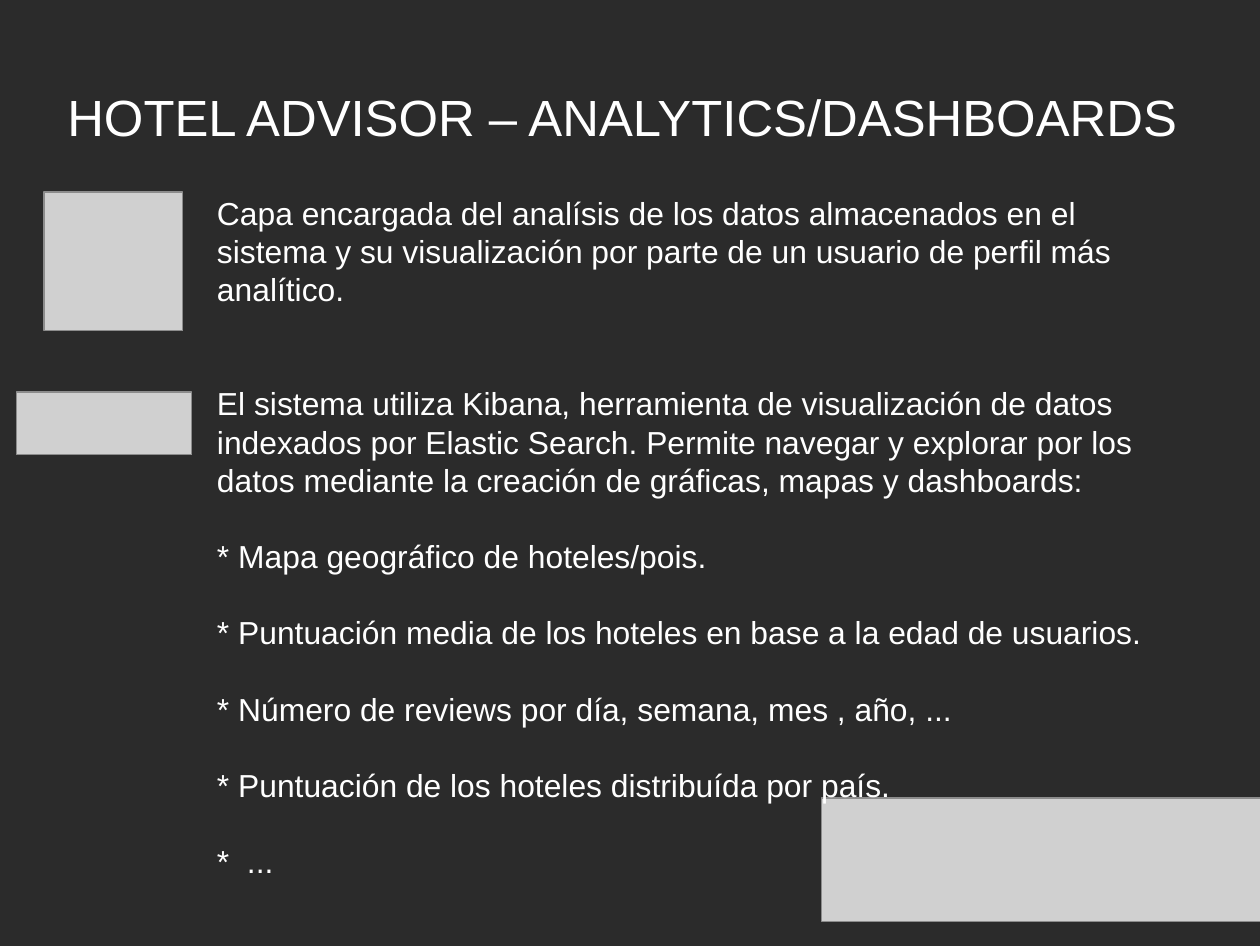
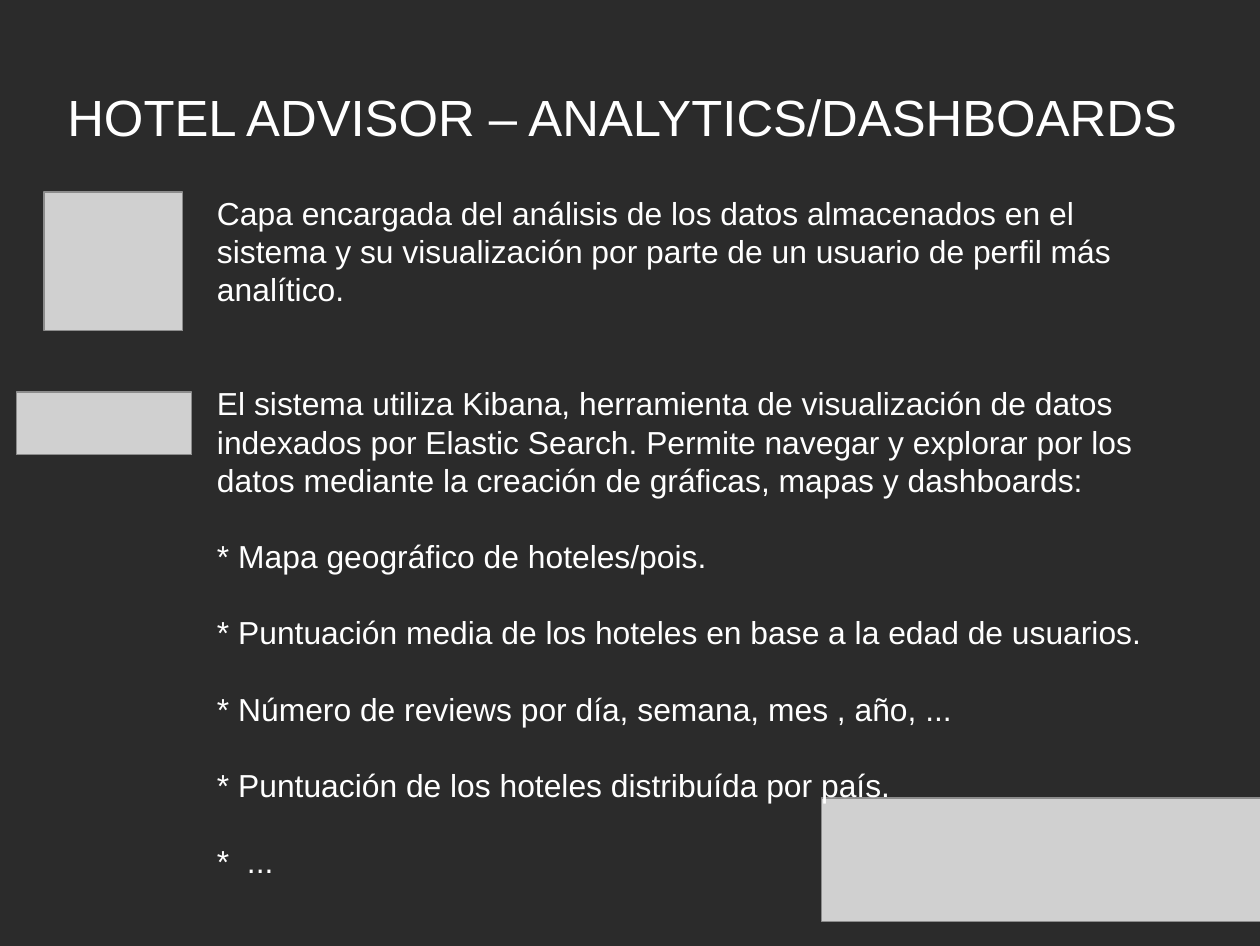
Before and after one commit to fmarquezarroyo/HotelAdvisor, a slide deck: slide 15 of Documentacion/Hotel Advisor - Presentacion.odp. Drawn at 1260x946 pixels with LibreOffice and Linux fonts; fonts in the diff are those of the drawing; grey boxes stand for pictures; background and template pictures are left out; a plain dark background stands for a picture behind light text. Boxes give left, top, right and bottom in pixels: in the first picture for what was removed or moved away, otherwise in the second. Text is boxed around its words. In the diff, an @@ line names an element or a change of style, - is before the commit and + after.

```diff
--- a/Documentacion/Hotel Advisor - Presentacion.odp
+++ b/Documentacion/Hotel Advisor - Presentacion.odp
@@ text at [217,201,1111,302]: text changed @@
-Capa encargada del analísis de los datos almacenados en el sistema y su visualización por parte de un usuario de perfil más analítico.
+Capa encargada del análisis de los datos almacenados en el sistema y su visualización por parte de un usuario de perfil más analítico.
```
Also in this commit, not shown: 1 other slide changed, 1 other file.
